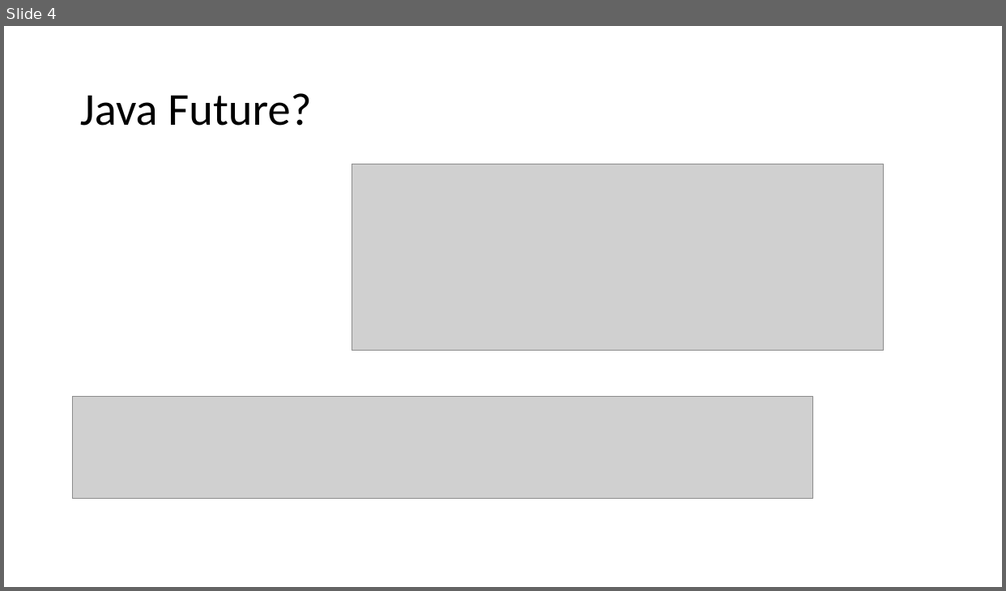
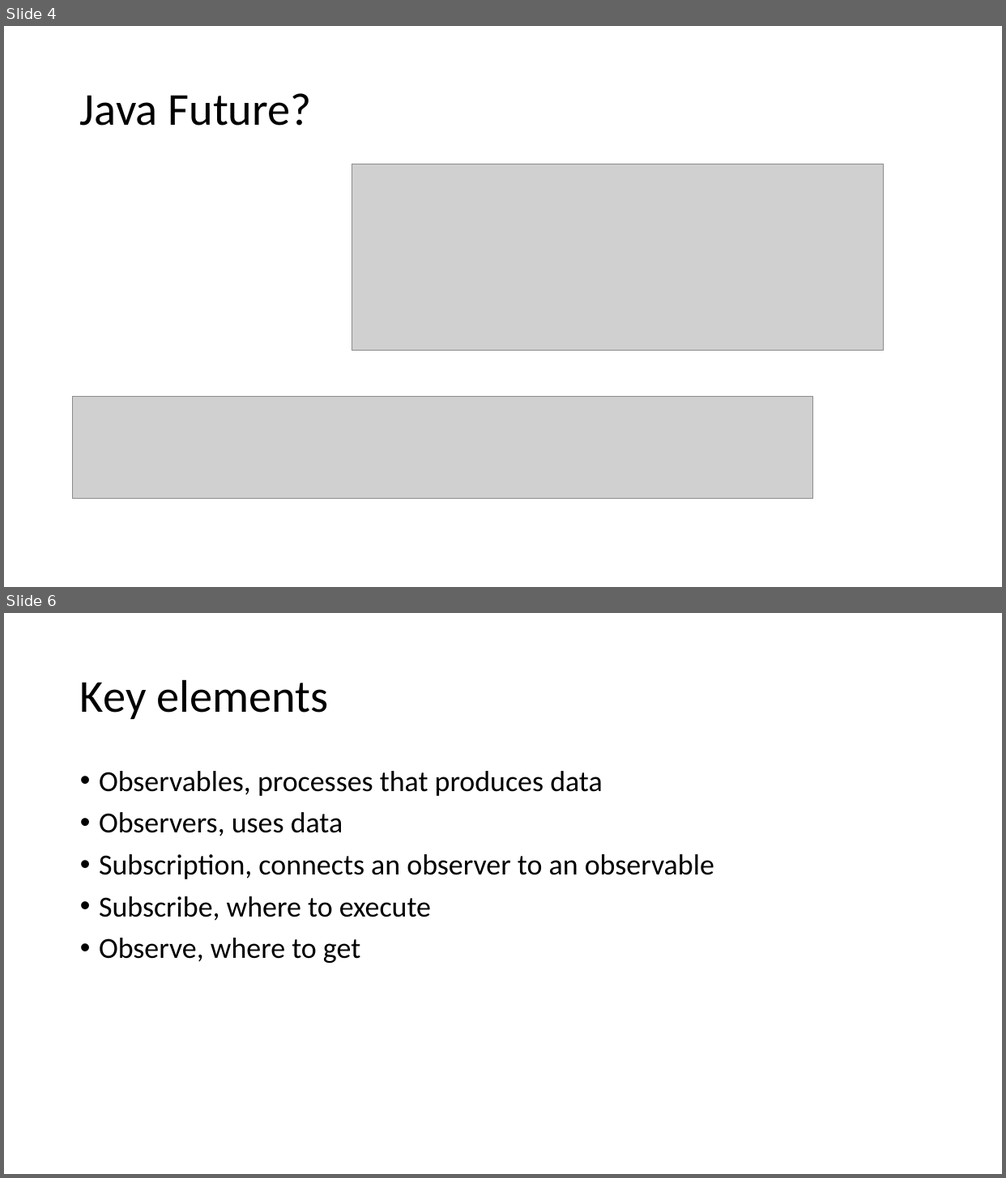
Before and after one commit to raviteja06/RxAndroid, a slide deck: RxAndroid.pptx. Shown one above the other, each under a label of ours: slide 4 before the commit, slides 4 and 6 after it; the slides between them are not shown. The pictures are 1006x591 and 1006x1178 pixels, drawn with LibreOffice and Linux fonts; fonts in the diff are those of the drawing; grey boxes stand for pictures. Boxes give left, top, right and bottom in pixels: in the first picture for what was removed or moved away, otherwise in the second. Text is boxed around its words. In the diff, an @@ line names an element or a change of style, - is before the commit and + after.

```diff
--- a/RxAndroid.pptx
+++ b/RxAndroid.pptx
@@ slide 6 added at (4, 613, 1002, 1174), background #FFFFFF @@
@@ title added at (80, 679, 328, 719), 44 pt, text #000000 @@
+Key elements
@@ text added at (99, 771, 714, 963), 28 pt, text #000000 @@
+• Observables, processes that produces data
+• Observers, uses data
+• Subscription, connects an observer to an observable
+• Subscribe, where to execute
+• Observe, where to get
```
Also in this commit, not shown: 5 other slides added, 6 other files.
